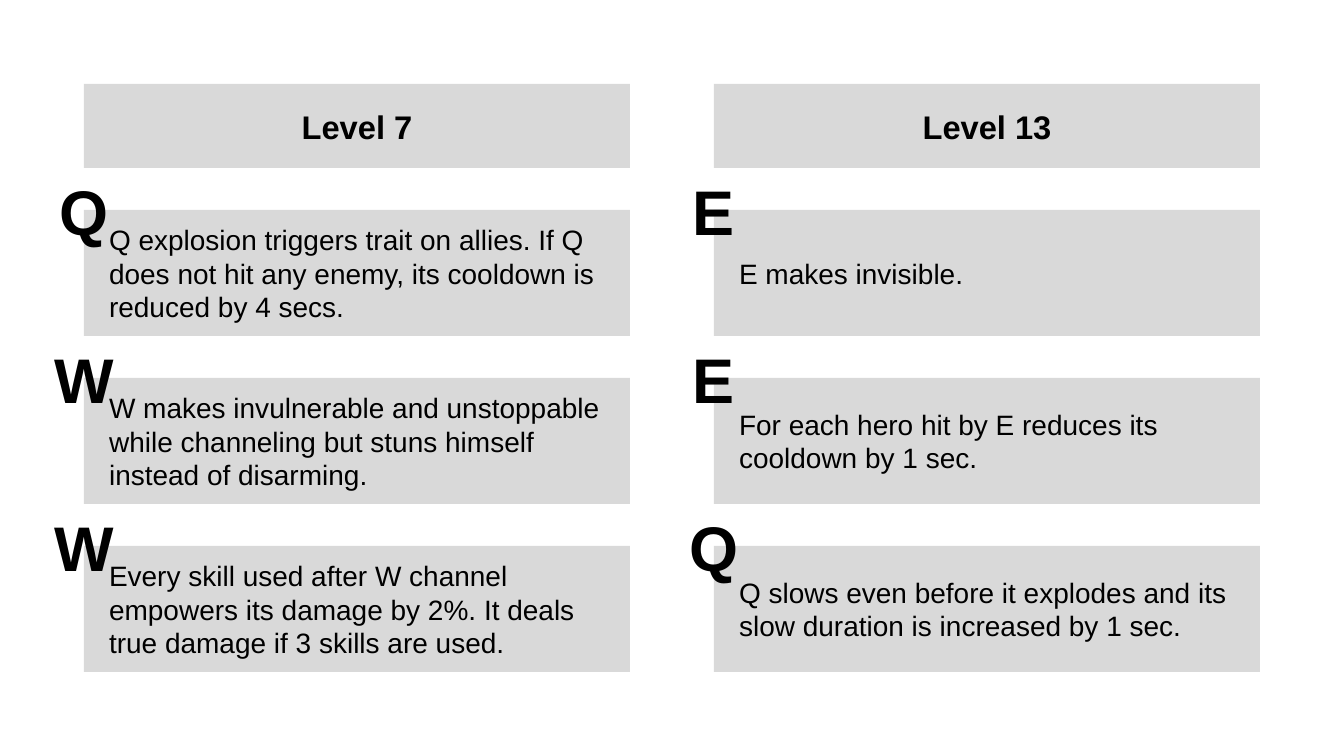
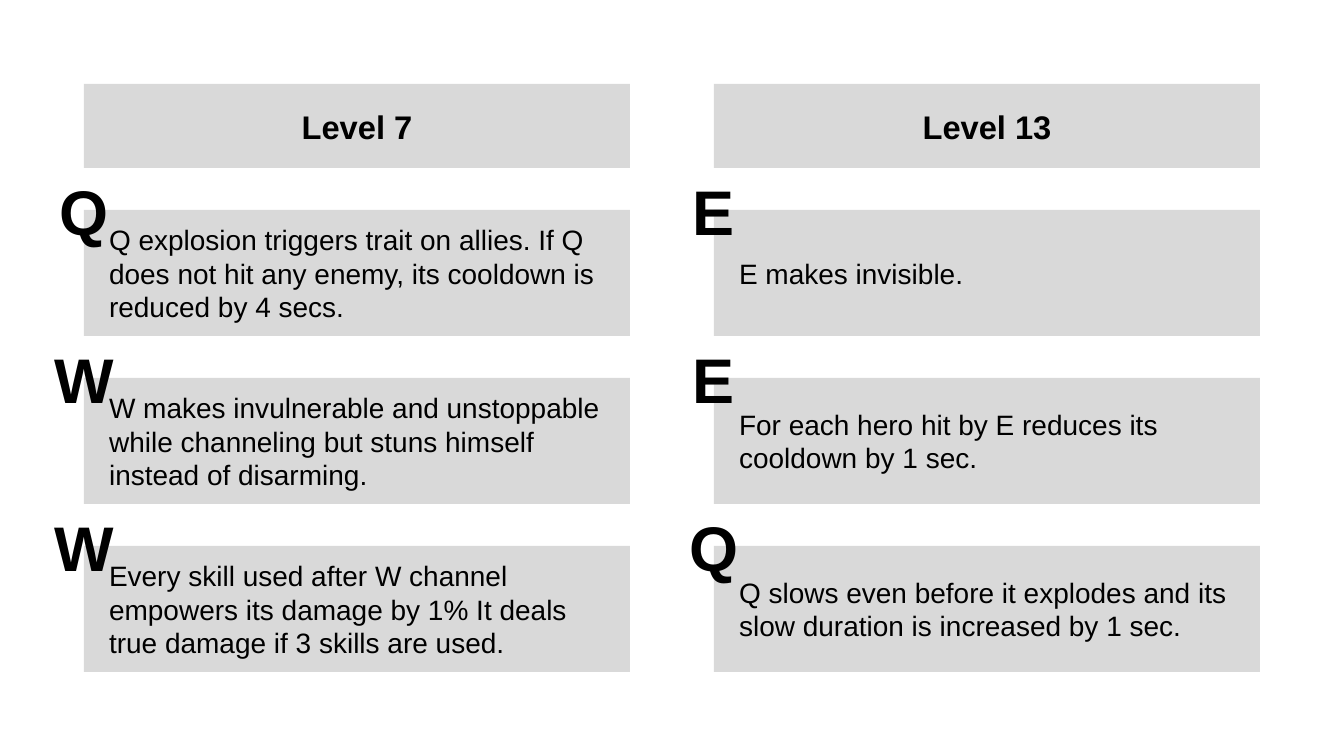
Before and after one commit to atahan-git/DotT, a slide deck: slide 4 of Champion Ideas/Garagast.pptx. Drawn at 1344x756 pixels with LibreOffice and Linux fonts; fonts in the diff are those of the drawing. Boxes give left, top, right and bottom in pixels: in the first picture for what was removed or moved away, otherwise in the second. Text is boxed around its words. In the diff, an @@ line names an element or a change of style, - is before the commit and + after.

```diff
--- a/Champion Ideas/Garagast.pptx
+++ b/Champion Ideas/Garagast.pptx
@@ text in rectangle at [109,565,567,658]: text changed @@
-Every skill used after W channel empowers its damage by 2%. It deals true damage if 3 skills are used.
+Every skill used after W channel empowers its damage by 1% It deals true damage if 3 skills are used.
```
Also in this commit, not shown: 4 other slides changed, 10 other files.
